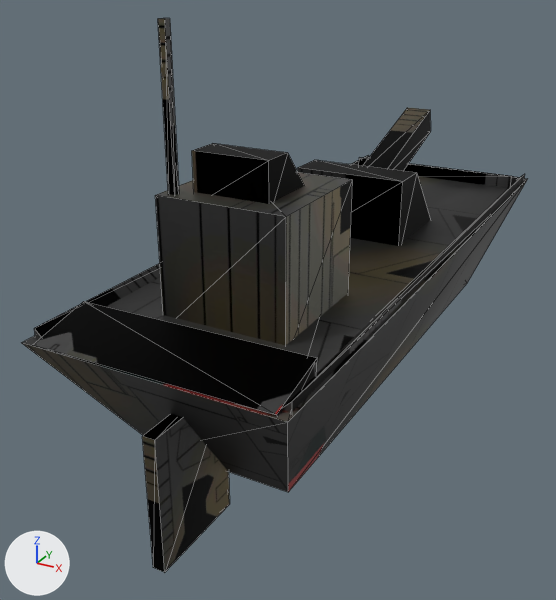
Renders of the Blender file Assets/BlenderSourceFiles/Cube_d3.blend from each side of a commit.
One viewpoint serves both versions: a 50 mm camera at (3.62, -8.15, 4.13) aimed at (-0.52, -0.62, 0.36). The axes (+X, +Y, +Z) are drawn at lower left. The lights are the same throughout. Mesh edges are drawn as thin lines.

Objects in the first picture: 'Boat'.
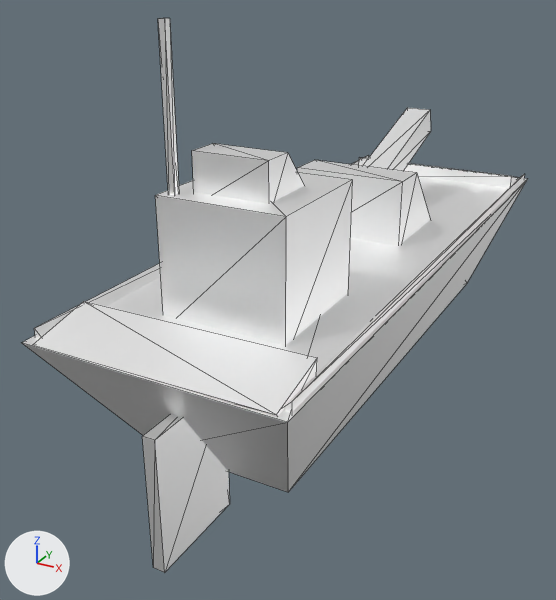
Boxes [x1, y1, x2, y2] around the edits, measured in the pictures (556 x 600 px):
```json
{"object": "Boat", "change": "surface changed", "before": [22, 18, 527, 572], "after": [22, 18, 527, 572], "on screen": "black to white"}
```

Edits to the scene script, one JSON object a line:
```json
{"block": "mat_dreadnoughttexture", "change": "nodes: BsdfPrincipled, NormalMap, OutputMaterial, TexImage x3"}
{"block": "mat_dreadnoughttexture", "change": "uses the picture img_diffusecolor_texture_002"}
{"block": "mat_dreadnoughttexture", "change": "uses the picture img_diffusecolor_texture_003"}
{"block": "mat_dreadnoughttexture", "change": "uses the picture img_diffusecolor_texture_004"}
{"block": "mat_dreadnoughttexture", "change": "nodes: BsdfPrincipled, OutputMaterial"}
{"block": "mat_dreadnoughttexture", "change": "colours: white #ffffff"}
```
